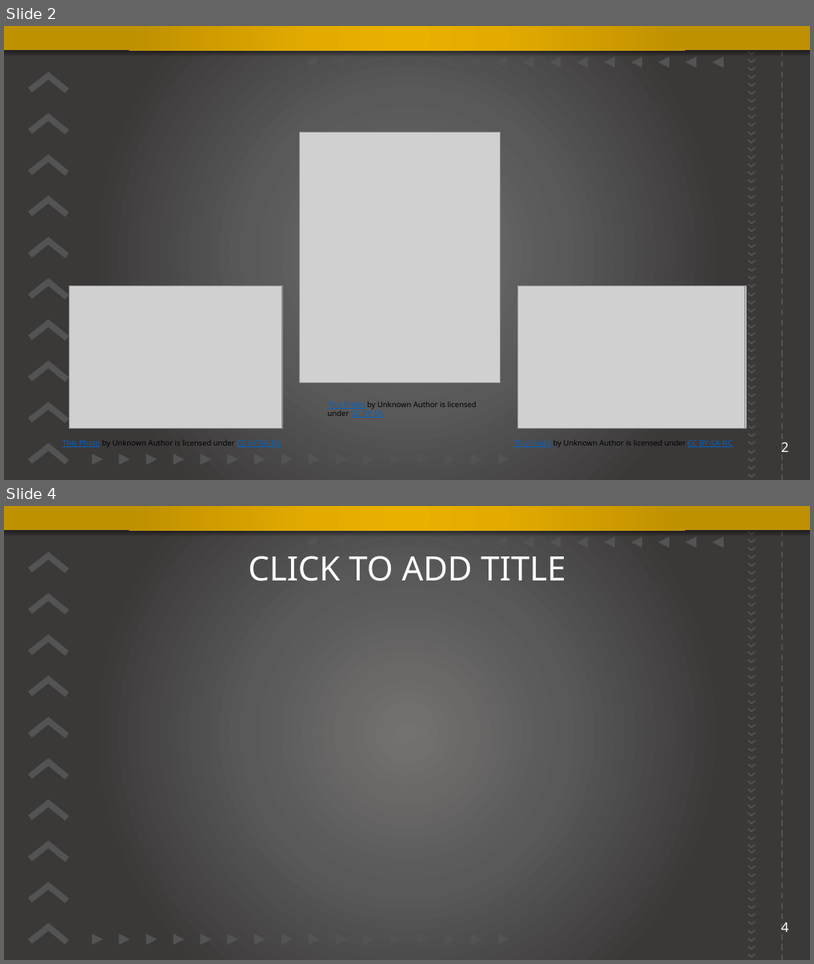
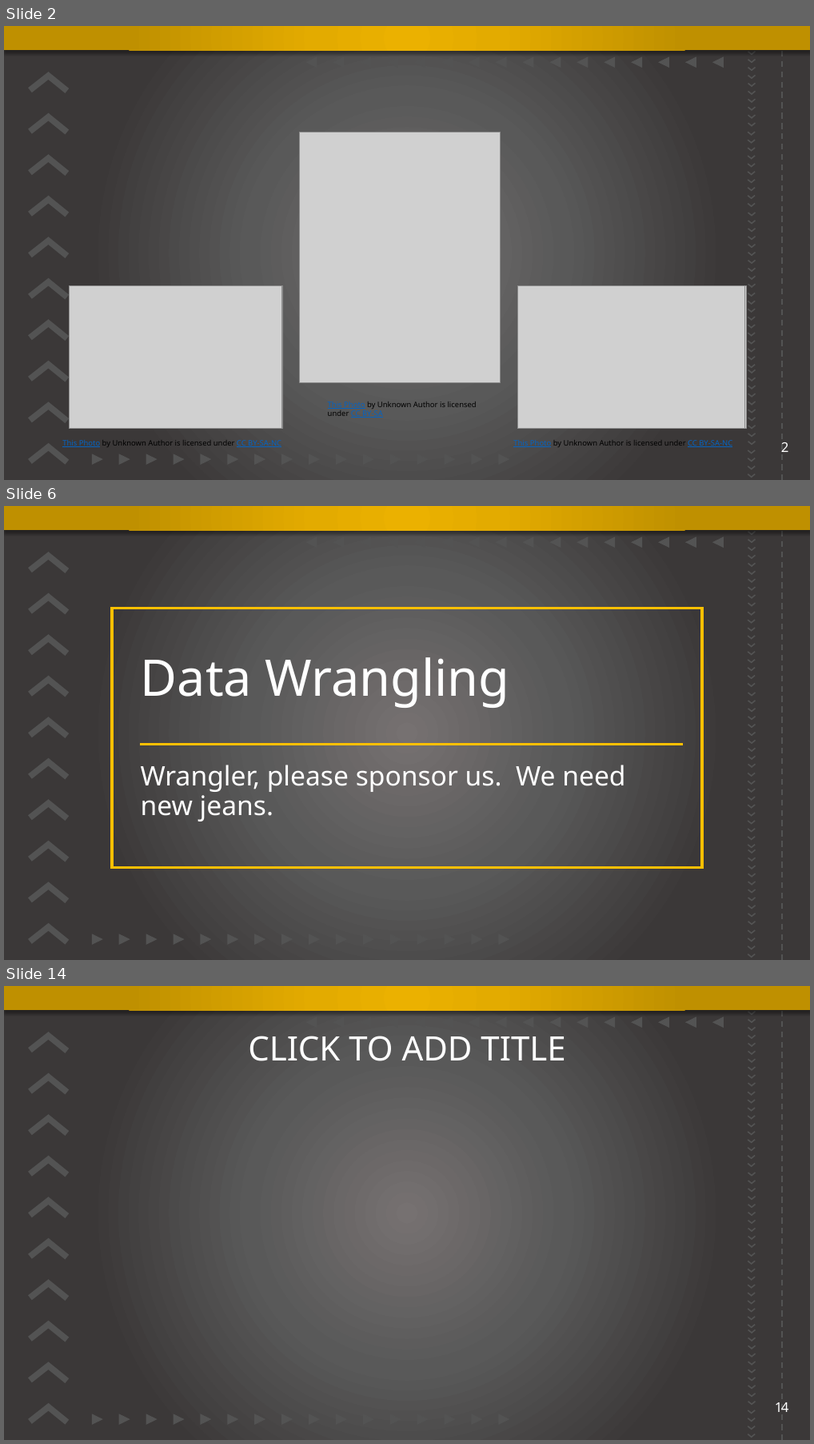
Before and after one commit to shupersap/Sport-Vs.-e-Sports-Viewers, a slide deck: Presentation.pptx. Shown one above the other, each under a label of ours: slides 2 and 4 before the commit, slides 2, 6 and 14 after it; the slides between them are not shown. The pictures are 814x964 and 814x1444 pixels, drawn with LibreOffice and Linux fonts; fonts in the diff are those of the drawing; grey boxes stand for pictures; background and template pictures are left out. Boxes give left, top, right and bottom in pixels: in the first picture for what was removed or moved away, otherwise in the second. Text is boxed around its words. In the diff, an @@ line names an element or a change of style, - is before the commit and + after.

```diff
--- a/Presentation.pptx
+++ b/Presentation.pptx
@@ slide 6 added at (x1=4, y1=506, x2=810, y2=960), background gradient #767171 to #595959 to #3B3838; not listed: 162 template elements that a slide beside it also shows @@
@@ rectangle added at (x1=112, y1=608, x2=702, y2=867), outline #FFC000 3 pt @@
@@ title added at (x1=141, y1=657, x2=510, y2=708), 60 pt, text #FFFFFF @@
+Data Wrangling
@@ line added from (140, 744) to (683, 744), #FFC000 3 pt @@
@@ text added at (x1=141, y1=764, x2=626, y2=821), 32 pt, text #FFFFFF @@
+Wrangler, please sponsor us. We need new jeans.
@@ what was slide 4 is now slide 14 @@
@@ page number at (x1=775, y1=1402, x2=790, y2=1412): text changed @@
-4
+14
```
Also in this commit, not shown: 10 other slides added, 1 slide removed.
